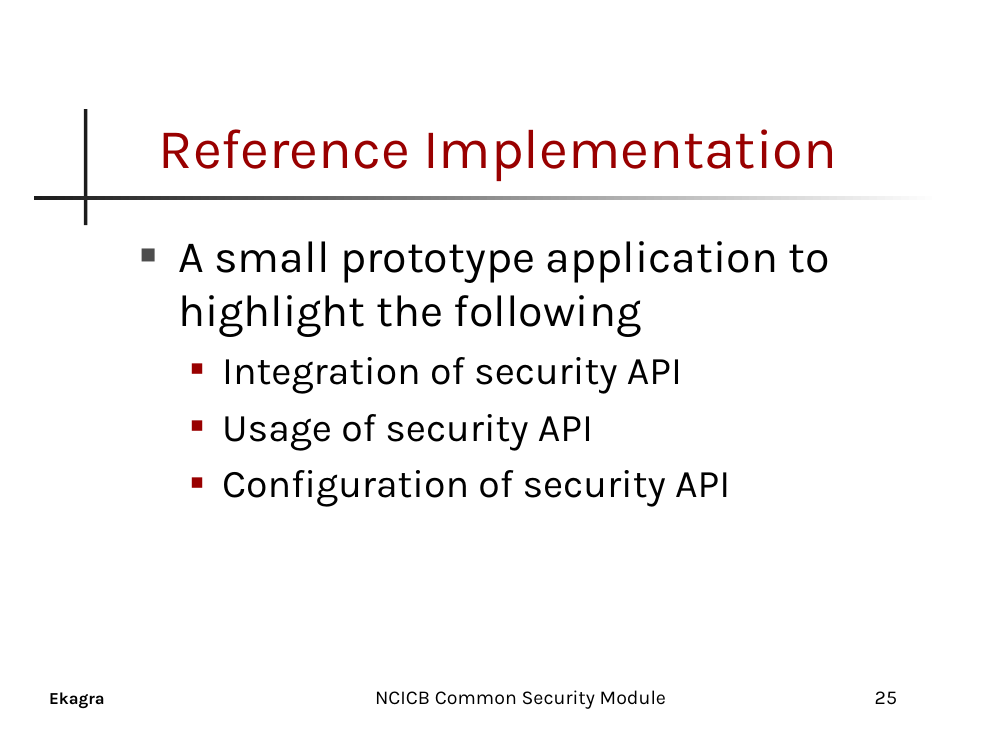
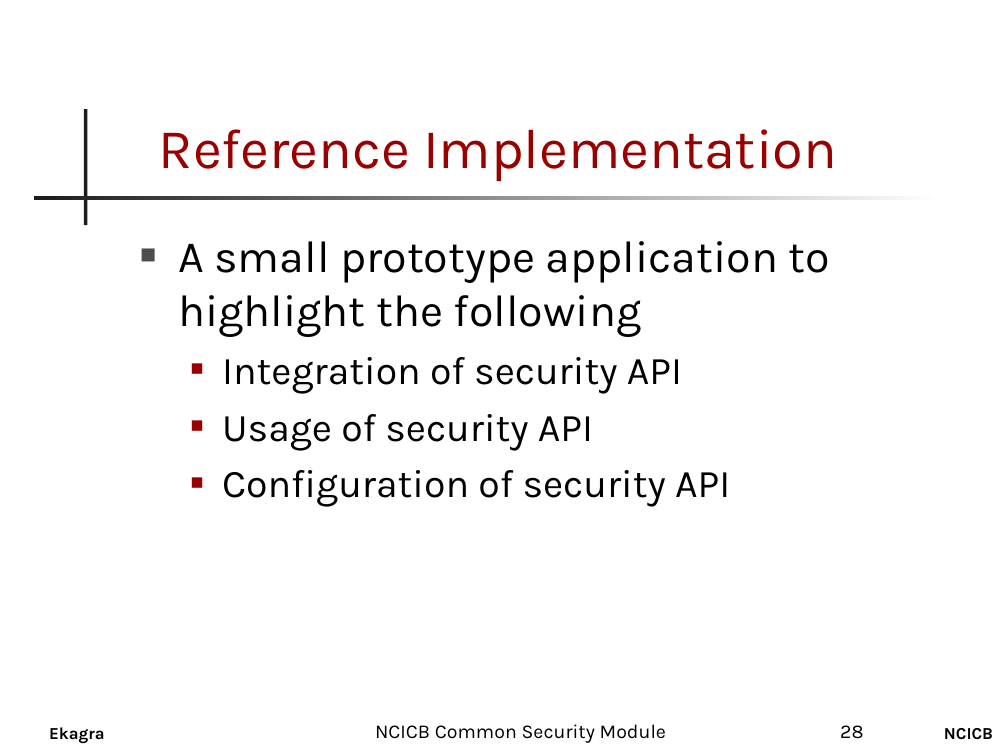
Before and after one commit to CBIIT/common-security-module-docs, a slide deck: slide 28 of CSM_Presentation.ppt (slide 25 before the commit). Drawn at 1008x756 pixels with LibreOffice and Linux fonts; fonts in the diff are those of the drawing; background and template pictures are left out. Boxes give left, top, right and bottom in pixels: in the first picture for what was removed or moved away, otherwise in the second. Text is boxed around its words. In the diff, an @@ line names an element or a change of style, - is before the commit and + after.

```diff
--- a/CSM_Presentation.ppt
+++ b/CSM_Presentation.ppt
@@ text "Ekagra": place and size @@
-text "Ekagra" at bbox=[49, 692, 105, 709]
+text "Ekagra" at bbox=[49, 727, 105, 744]
@@ text "NCICB Common Security Module": place and size @@
-text "NCICB Common Security Module" at bbox=[375, 690, 666, 709]
+text "NCICB Common Security Module" at bbox=[375, 724, 666, 743]
@@ page number removed at bbox=[875, 691, 897, 705] @@
-25
@@ page number added at bbox=[840, 725, 863, 739], 14 pt, text #000000 @@
+28
@@ text added at bbox=[944, 728, 993, 740], 12 pt, text #000000, bold @@
+NCICB
```
Also in this commit, not shown: 28 other slides changed, 4 slides added, 1 other file.
